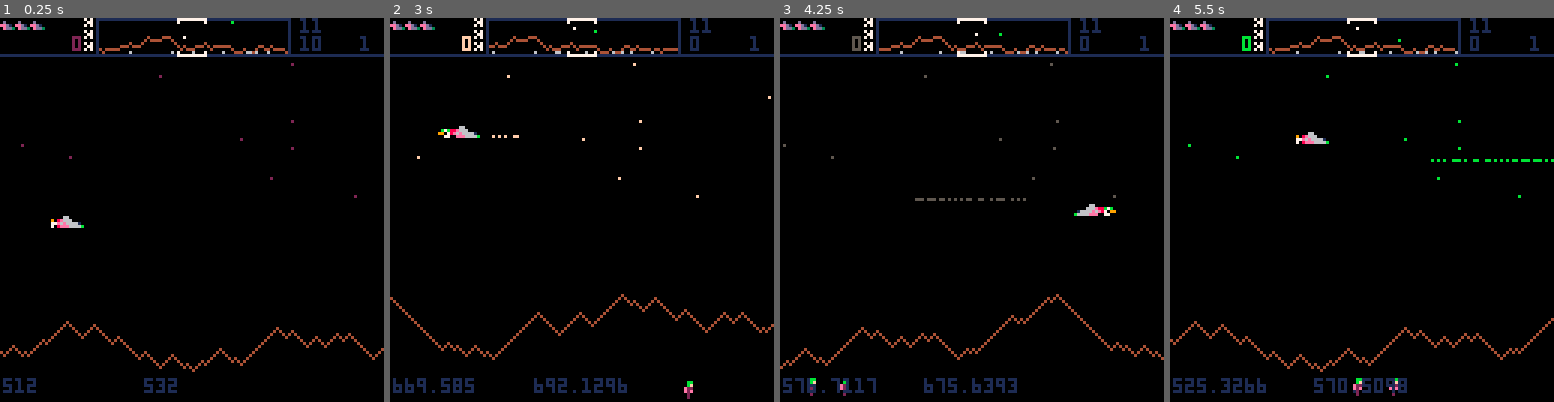
Above: before the commit, frames 1-4 (left to right).
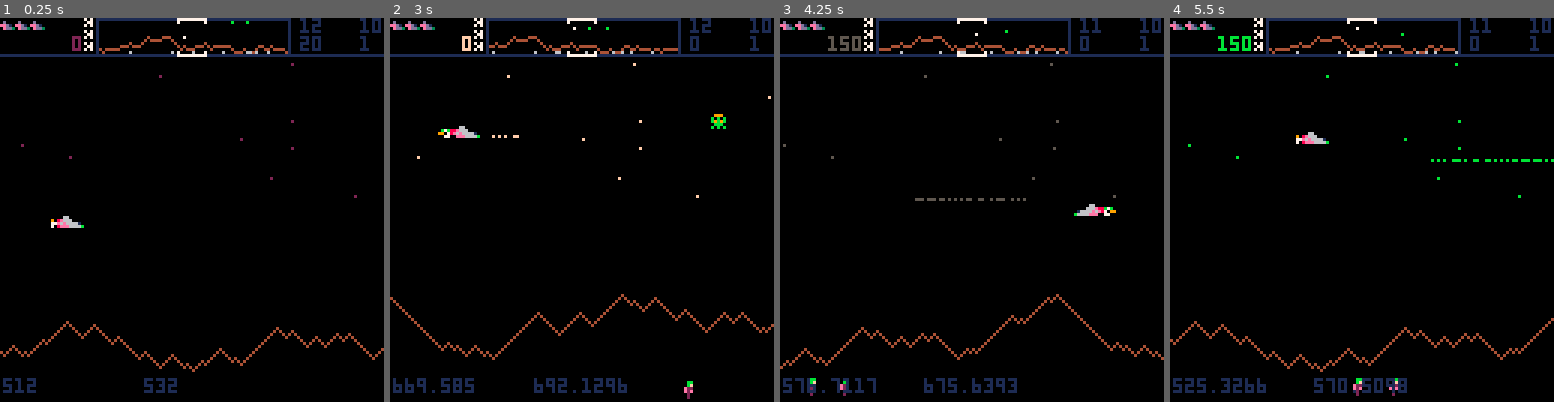
Above: after the commit, the same moments.

Repository: ggaughan/picodefender
Game: PICO-8 cartridge picodefender.p8
The game is run twice, just before and just after one commit, with the same random seed, the same clock (stepped at 60 frames per second) and the same inputs.
Inputs:
- Up to frame 1 (0.25 s): no input
- Up to frame 2 (3 s): tap X (X key) at 0.33, 1.07, 1.85, 2.97 s; tap O (Z key) at 0.7, 1.7, 2.1, 2.5, 2.9 s; hold Right 1.6-2.1 s; hold Up 2.15-2.42 s; hold Right from 2.47 s (still down)
- Up to frame 3 (4.25 s): release Right at 3.03 s; hold Left 3.08-3.58 s; tap O (Z key) at 3.3, 3.7, 4.1 s; hold Down 3.63-3.97 s; hold Right from 4.02 s (still down); tap X (X key) at 4.08 s
- Up to frame 4 (5.5 s): tap O (Z key) at 4.5, 4.9, 5.3 s; release Right at 4.68 s; hold Up 4.73-5.03 s; hold Left from 5.08 s (still down); tap X (X key) at 5.2 s

The runs differ from the first frame. In frame 1, 0.2% of the frame differs, in the area x 64-100%, y 0-8%; in frame 2, 0.3%, in the area x 51-100%, y 0-29%; in frame 3, 0.3%; in frame 4, 0.3%.

Commit message:
Start humand capture behaviours

Diff:
--- a/picodefender.p8
+++ b/picodefender.p8
@@ -97,6 +97,7 @@
 laser_inertia = 0.999
 
 lander_speed = 0.3
+mutant_speed = 0.6
 bullet_expire = 1.5
 bullet_speed = 1.6
 
@@ -109,6 +110,11 @@
 enemy_die_expire = 1
 
 human_speed = 0.02
+target_x_epsilon = 1
+target_y_epsilon = 3
+capture_targetted = 1
+capture_lifted = 2
+capture_dropped = 3
 
 wave_progression = 15  -- seconds
 wave_reset = 2  -- seconds
@@ -165,8 +171,8 @@
 	load_wave()
 	-- todo wrap iwave display to 2 digits (100 and 200 show as 0 when completed)
 	--      then actually wrap at 255 with special wave 0
+	add_humans()
 	add_enemies()
-	add_humans()
 
 	-- palette rotate
 	pt = time()
@@ -365,43 +371,104 @@
 			 end
 		  e.y += e.dy
 
+				-- todo move to ai/behaviour routine
 				if e.k == lander then
-					off = rnd(hudy*2)
-					if e.y < hudy + off then
-						e.y = hudy + off
-						e.dy *= -1
-					elseif e.y > 120 - off then
-						e.y = 120 - off
-						e.dy *= -1
+					if e.target ~= nil then
+						-- todo wrap
+					 if e.target.capture == capture_lifted then
+					 	printh("lifting "..e.x.." "..e.target.x)
+					 	e.target.x = e.x
+					 	e.target.y = e.y + 6
+					 	-- todo dx/dy?
+					 	if e.y < hudy+1 then
+					 		printh("todo convert to mutant")
+					 		kill_actor(e.target,nil,false)  -- kill human silently
+					 		-- possibly now nullspace
+					 		e.k = mutant
+					 		e.lazy = 0  -- todo or remove altogether?
+					 		-- todo inc speed
+					 	end
+					 elseif e.target.capture == capture_targetted and abs(e.x - e.target.x) < target_x_epsilon and abs(e.y - e.target.y) < target_y_epsilon then
+					 	-- here!
+					 	printh("capturing! "..e.x.." "..e.target.x)
+					 	e.dy = -lander_speed/2
+					 	e.dx = 0  -- straight up
+							e.target.capture = capture_lifted
+							e.target.dy = 1  -- gravity for if/when dropped
+					 elseif e.x < e.target.x then
+						 e.dx = lander_speed
+		 				if e.y < hudy + 90 and e.dy < 0 then
+								e.dy *= -1
+							end
+						else
+						 e.dx = -lander_speed
+		 				if e.y < hudy + 90 and e.dy < 0 then
+								e.dy *= -1
+							end
+					 end
+ 				else
+ 					-- will bounce up and down
+						if rnd() < 0.2 then
+							e.dx = lander_speed/4
+						elseif rnd() < 0.2 then
+							e.dx = -lander_speed/4
+						elseif rnd() < 0.2 then
+							e.dx = 0
+						end
 					end
-
+					-- attack
+					-- todo wrap?
+					if abs(e.x - pl.x) < 128 then
+						if rnd() < 0.002 then
+							b=add_bullet(e.x, e.y)  -- todo pass weak=true
+						end
+					end
+				elseif e.k == mutant then
 					-- ai
+					-- todo remove lazy now? use for other type
 					if abs(e.x - pl.x) < (rnd(256) - e.lazy) then
 					 if e.x < pl.x then
-						 e.dx = lander_speed
+						 e.dx = mutant_speed
 						else
-						 e.dx = -lander_speed
+						 e.dx = -mutant_speed
+					 end
+
+					 if e.y < hudy + rnd(20) and e.y < pl.y and e.dy<0 then
+					 	e.dy *= -1
+					 elseif e.y > 120 - rnd(20) and e.y > pl.y and e.dy>0 then
+					 	e.dy *= -1
 					 end
 					end
+
+					-- attack
+					-- todo wrap?
 					if abs(e.x - pl.x) < 128 then
-						if rnd() < 0.005 then
+						if rnd() < 0.006 then
 							b=add_bullet(e.x, e.y)
 						end
-					end
-					if rnd() < 0.2 then
-						e.dx = lander_speed/4
-					elseif rnd() < 0.2 then
-						e.dx = -lander_speed/4
-					elseif rnd() < 0.2 then
-						e.dx = 0
 					end
 				elseif e.k == bullet then
 			 	if t-e.t > bullet_expire then
 			 		del(actors,e)
 			 	end
+			 elseif e.k == human then
+			  -- don't bounce - gravity
+					if e.y > 120 then
+						e.y = 120
+						e.dy = 0
+					end
 				-- else other types
 				end
-				-- todo stop h out of bounds
+
+				-- general bounce to stop y out of bounds
+				if e.y < hudy +1 then
+					e.y = hudy +1
+					e.dy *= -1
+				elseif e.y > 120 then
+					e.y = 120
+					e.dy *= -1
+				end
+
 			-- else hit and no more
 			end
 		-- else hit and no more
@@ -437,13 +504,13 @@
 	local age = t-wave.t_chunk
 	if age > wave_progression then
   wave.t_chunk = t  -- reset
+		if humans > 0 then
+		 printh("humans at"..t)
+			add_humans()
+		end
 		if wave.landers > 0 then
 		 printh("more at"..t)
 			add_enemies()
-		end
-		if humans > 0 then
-		 printh("humans at"..t)
-			add_humans()
 		end
 	end
 end
@@ -585,8 +652,9 @@
 		else
 			local x,y = wxtoc(e.x), e.y
 			local fx = (e.k==human and e.dx>0)
-			spr(e.k, x, y, 1,1, fx)
-			 -- todo animate?
+
+ 		spr(e.k, x, y, 1,1, fx)
+		 -- todo animate?
 		end
 	end
 end
@@ -757,6 +825,7 @@
 		end
 		print(#actors,100,0)
 		print(#particles,100,6)
+		print(humans,120,0)
 		print(iwave+1,120,6)
 	end
 
@@ -932,6 +1001,15 @@
 
 	if e.k == lander then
 	 wave.landers_hit += 1
+
+	 if e.target ~= nil then
+		 if e.target.capture == capture_lifted then
+		 	-- todo drop human
+		 	-- todo set drop time / score depending on height/landing
+		 	printh("todo drop human!")
+		 end
+		end
+
 	 -- note: could have just added a batch! todo fifo?
 	 if wave.landers_hit % 5 == 0 then
 			if wave.landers > 0 then
@@ -939,6 +1017,9 @@
 				add_enemies()
 			end
 		end
+	elseif e.k == mutant then
+		-- todo: also kill human
+		-- todo track hits?
 	elseif e.k == bomber then
 	 wave.bombers_hit += 1
 	 -- todo more?
@@ -946,6 +1027,16 @@
 	 wave.pods_hit += 1
 	 -- todo more?
 	elseif e.k == human then
+		if e.capture ~= nil then
+	  printh("dead human was captured "..e.x.." "..e.capture)
+	  -- reset any lander that had this as a target (else picks up a phantom)
+	 	for a in all(actors) do
+	 		if a.k==lander and a.target==e then
+	 			printh("unlinking target after human dead "..a.target.x.." "..a.x)
+	 			a.target = nil
+	 		end
+	 	end
+		end
 	 humans -= 1
 	 -- todo if humans == 0 then null space
 	end
@@ -993,8 +1084,9 @@
 		h.c=6
 		h.dx=rnd(human_speed)
 		if (rnd() > 0.5) h.dx=h.dx*-1
-		h.h=4
-		h.w=3
+		h.h=6
+		h.w=2
+		h.capture=nil
 	end
 end
 
@@ -1049,7 +1141,7 @@
 	end
 
 	if	debug_test then
-		wave.landers=1
+		wave.landers=2 --1
 		wave.bombers=min(1,wave.bombers)
 		wave.pods=min(1,wave.pods)
 	end
@@ -1072,6 +1164,18 @@
 			l.h=4
 			l.w=3
 			l.score=150
+			-- find target
+			l.target = nil
+			if true then --humans > 0 then
+				for i,e in pairs(actors) do
+					if e.k == human and e.capture==nil then
+						l.target=e
+						l.target.capture = capture_targetted
+						printh(l.x.." targetting "..i.." = "..e.x)
+						break
+					end
+				end
+			end
 			add_explosion(l, true)  -- reverse i.e. spawn
 		end
 		wave.landers -= make
@@ -1127,6 +1231,10 @@
 		elseif e.k == lander then
 			printh(e.k.." undead "..e.x)
 			wave.landers	+= 1
+		elseif e.k == mutant then
+			printh(e.k.." undead "..e.x)
+			-- todo or do we keep as mutants?
+			wave.landers	+= 1
 		elseif e.k == bomber then
 			printh(e.k.." undead "..e.x)
 			wave.bombers	+= 1
